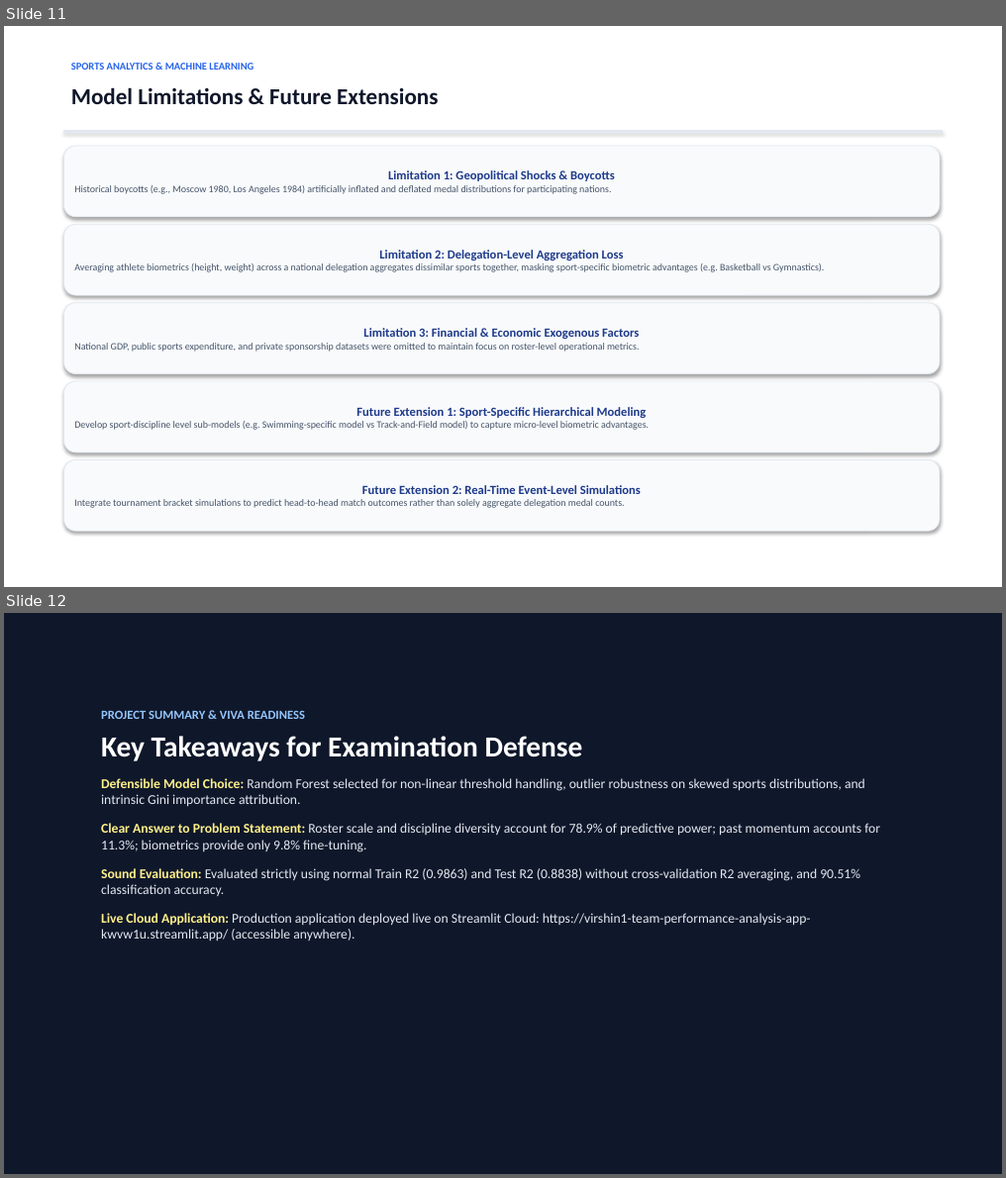
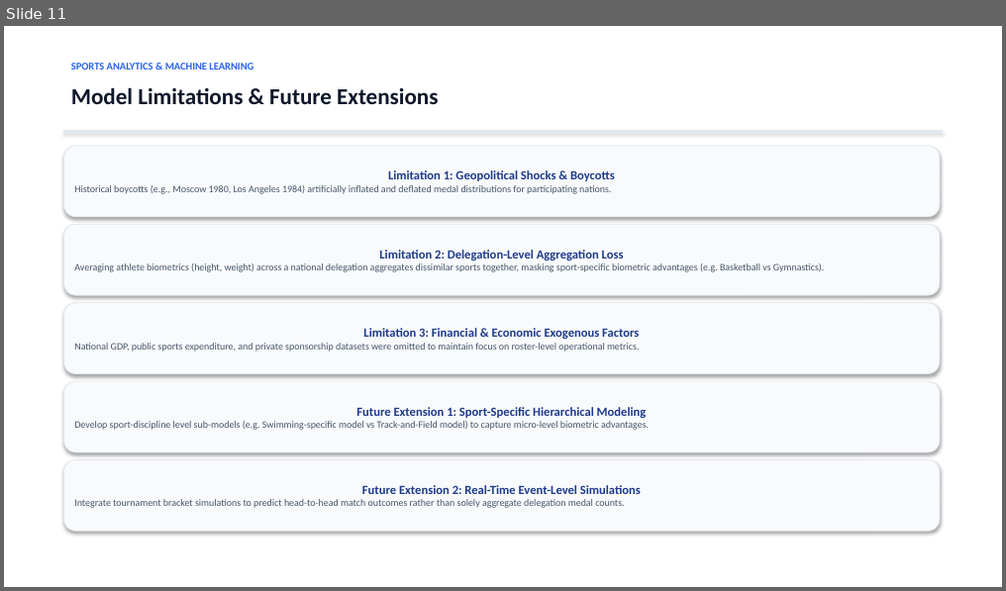
Before and after one commit to Virshin1/Team-Performance-Analysis, a slide deck: Olympic_Team_Performance_Presentation.pptx. Shown one above the other, each under a label of ours: slides 11 and 12 before the commit, slide 11 after it. The pictures are 1006x1178 and 1006x591 pixels, drawn with LibreOffice and Linux fonts; fonts in the diff are those of the drawing. Boxes give left, top, right and bottom in pixels: in the first picture for what was removed or moved away, otherwise in the second. Text is boxed around its words. In the diff, an @@ line names an element or a change of style, - is before the commit and + after.

```diff
--- a/Olympic_Team_Performance_Presentation.pptx
+++ b/Olympic_Team_Performance_Presentation.pptx
@@ slide 12 removed at (4,613,1002,1174), background #FFFFFF @@
@@ rectangle removed at (4,613,1002,1174) @@
@@ text removed at (101,710,880,941) @@
-PROJECT SUMMARY & VIVA READINESS
-Key Takeaways for Examination Defense
-Defensible Model Choice: Random Forest selected for non-linear threshold handling, outlier robustness on skewed sports distributions, and intrinsic Gini importance attribution.
-Clear Answer to Problem Statement: Roster scale and discipline diversity account for 78.9% of predictive power; past momentum accounts for 11.3%; biometrics provide only 9.8% fine-tuning.
-Sound Evaluation: Evaluated strictly using normal Train R2 (0.9863) and Test R2 (0.8838) without cross-validation R2 averaging, and 90.51% classification accuracy.
-Live Cloud Application: Production application deployed live on Streamlit Cloud: https://virshin1-team-performance-analysis-app-kwvw1u.streamlit.app/ (accessible anywhere).
```
Also in this commit, not shown: 1 slide added.
